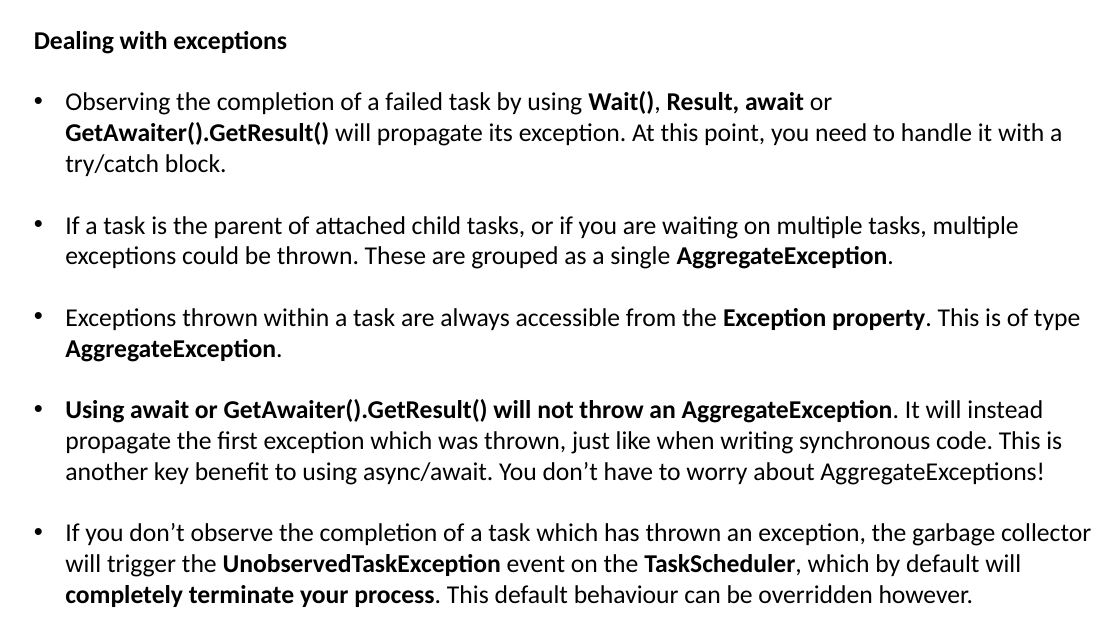
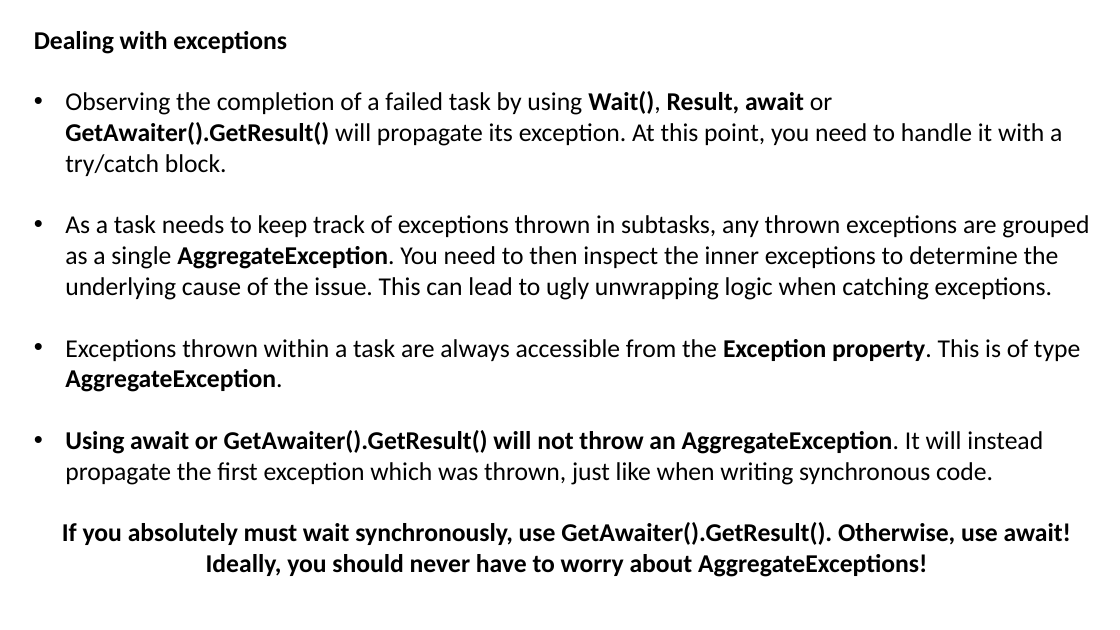
Before and after one commit to JoshKain/AsyncAwaitQuiz, a slide deck: slide 16 of Async and await presentation.pptx (slide 17 before the commit). Drawn at 1120x630 pixels with LibreOffice and Linux fonts; fonts in the diff are those of the drawing. Boxes give left, top, right and bottom in pixels: in the first picture for what was removed or moved away, otherwise in the second. Text is boxed around its words. In the diff, an @@ line names an element or a change of style, - is before the commit and + after.

Commit message:
Updated slides with better information about catching exceptions

```diff
--- a/Async and await presentation.pptx
+++ b/Async and await presentation.pptx
@@ text at box(65, 215, 1089, 300): text changed @@
-• If a task is the parent of attached child tasks, or if you are waiting on multiple tasks, multiple exceptions could be thrown. These are grouped as a single AggregateException.
+• As a task needs to keep track of exceptions thrown in subtasks, any thrown exceptions are grouped as a single AggregateException. You need to then inspect the inner exceptions to determine the underlying cause of the issue. This can lead to ugly unwrapping logic when catching exceptions.
@@ text at box(62, 430, 1071, 577): text changed; bold on @@
-• Using await or GetAwaiter().GetResult() will not throw an AggregateException. It will instead propagate the first exception which was thrown, just like when writing synchronous code. This is another key benefit to using async/await. You don’t have to worry about AggregateExceptions!
-• If you don’t observe the completion of a task which has thrown an exception, the garbage collector will trigger the UnobservedTaskException event on the TaskScheduler, which by default will completely terminate your process. This default behaviour can be overridden however.
+• Using await or GetAwaiter().GetResult() will not throw an AggregateException. It will instead propagate the first exception which was thrown, just like when writing synchronous code.
+If you absolutely must wait synchronously, use GetAwaiter().GetResult(). Otherwise, use await!
+Ideally, you should never have to worry about AggregateExceptions!
```
Also in this commit, not shown: 1 other slide changed, 1 slide added, 1 slide removed.
